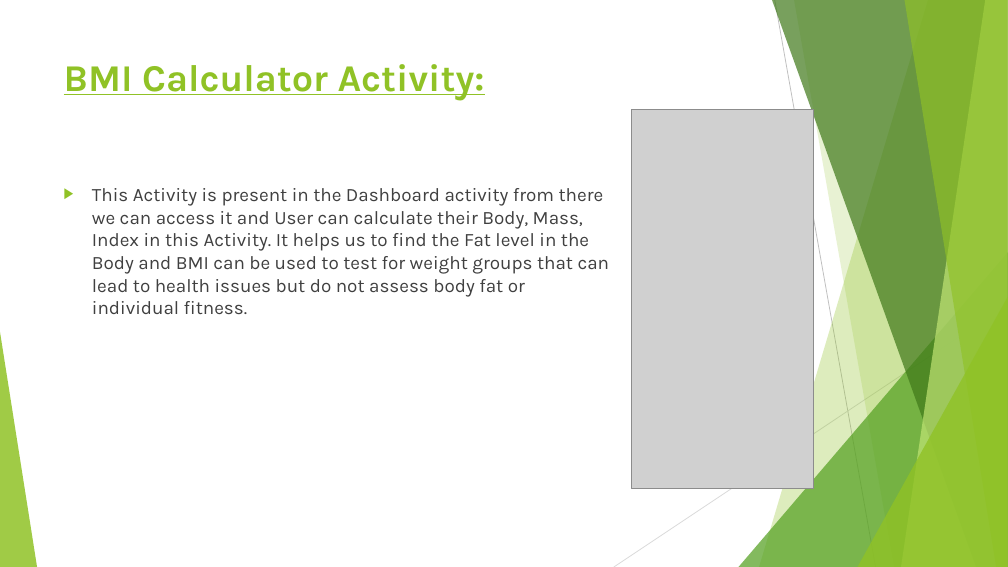
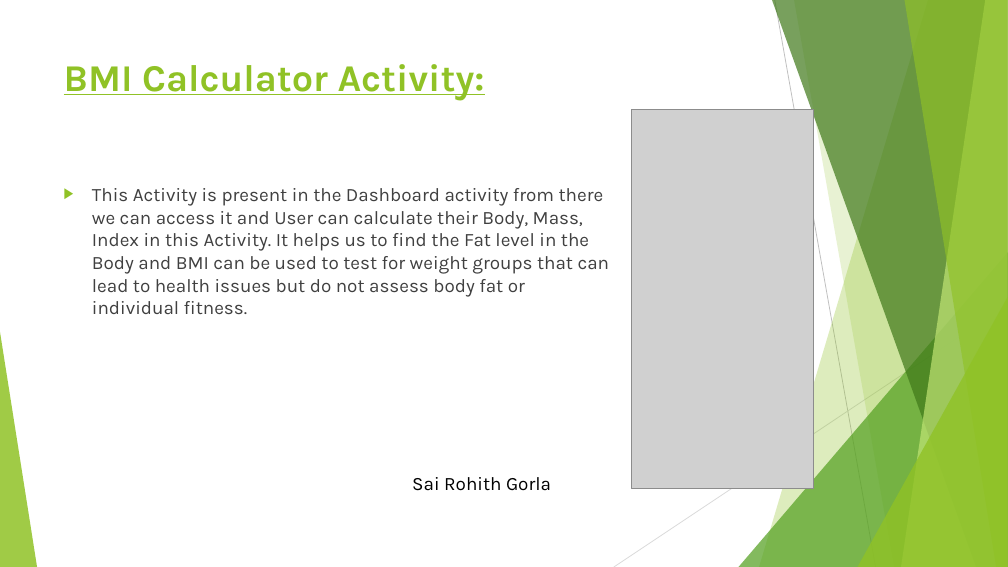
Before and after one commit to neeleshsaladi/Android-Project, a slide deck: slide 11 of Be-Fit Android.pptx. Drawn at 1008x567 pixels with LibreOffice and Linux fonts; fonts in the diff are those of the drawing; grey boxes stand for pictures. Boxes give left, top, right and bottom in pixels: in the first picture for what was removed or moved away, otherwise in the second. Text is boxed around its words. In the diff, an @@ line names an element or a change of style, - is before the commit and + after.

```diff
--- a/Be-Fit Android.pptx
+++ b/Be-Fit Android.pptx
@@ text added at bbox=[412, 477, 551, 491], 18 pt, text #000000 @@
+Sai Rohith Gorla
```
Also in this commit, not shown: 13 other slides changed, 1 slide added.
